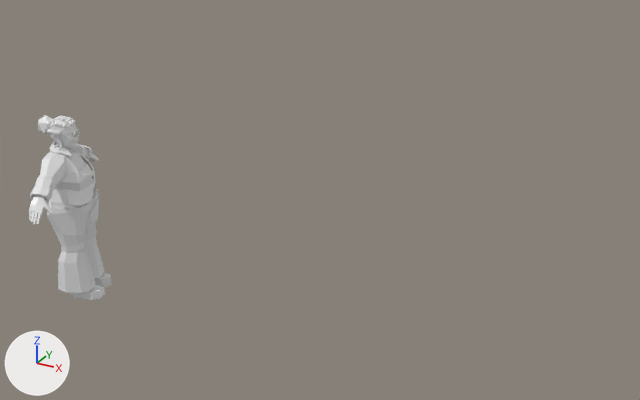
Two versions of the FBX model ShowUsWutYouAreMadeOf/Assets/Models/NPC_C.fbx, one commit apart.
Both versions are drawn from a 50 mm lens placed at (2.35, -9.16, 4.9), pointed at (-1.81, -1.61, 1.12). The lights are fixed; the arrows at lower left show +X, +Y and +Z. Where no turn or scale is listed for an object, it has been applied to the vertices.

Names of what the first picture shows: 'Icosphere.005', 'Icosphere.006', 'boots.005', 'hair base.001', 'shirt.002', 'shoe.005', 'top.005', 'trousers.004'.
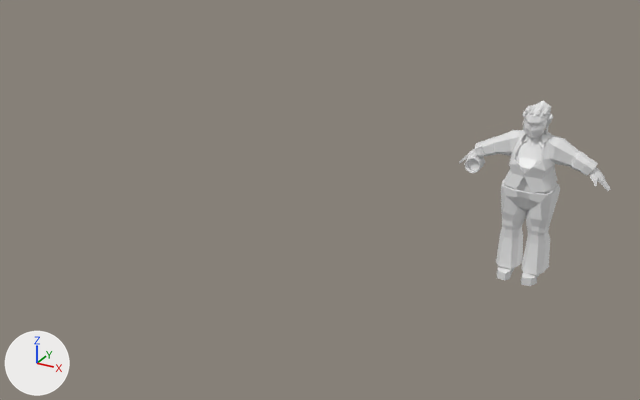
Where the newer file only moved an object's origin or applied its transform, the numbers keep the older frame.

What differs and where, as boxes (x1, y1, x2, y2) in the pictures (640 x 400 px):
'trousers.004', reshaped (12% wider, 8% shorter): before (47, 189, 104, 293); after (496, 179, 560, 275)
'shirt.002', reshaped (82% wider): before (29, 142, 96, 205); after (475, 130, 598, 193)
'boots.005', mesh turned: before (29, 125, 101, 224); after (459, 115, 611, 194)
'shoe.005', moved, turned, rescaled: before (70, 273, 111, 300); after (497, 266, 539, 286)
'Icosphere.005', reshaped, moved, turned, rescaled: before (47, 115, 76, 141); after (522, 104, 553, 121)
'top.005', mesh turned: before (79, 162, 93, 178); after (515, 156, 541, 179)
'beer', added: after (464, 156, 485, 173)
'Icosphere.006', mesh turned: before (38, 115, 53, 135); after (537, 101, 551, 113)
'hair base.001', mesh turned: before (51, 117, 75, 137); after (525, 105, 548, 121)
'earring.004', reshaped, moved, turned, rescaled: before (53, 140, 62, 149); after (523, 125, 549, 135)
part 2 of me_icosphere_002, deleted: before (47, 115, 73, 135)

Diff of the bpy script that builds the scene:
```diff
--- a/ShowUsWutYouAreMadeOf/Assets/Models/NPC_C.fbx.py
+++ b/ShowUsWutYouAreMadeOf/Assets/Models/NPC_C.fbx.py
@@ me_cube_019 @@
 me_cube_019.from_pydata(...)  # 132 vertices, 130 faces; spans x -0.081..0.175, y -0.102..0.145, z 1.833..2.072
+# me_cube_019 part 1: the whole mesh is turned -112.6 degrees about the z axis through its middle, then moved by (4.193, 2.747, 0.0)
 me_cube_019.materials.append(mat_palette_skineye)
@@ me_cube_013 @@
-me_cube_013.from_pydata(...)  # 398 vertices, 402 faces; spans x -0.346..0.33, y -0.648..0.641, z 1.165..1.794
+me_cube_013.from_pydata(...)  # 398 vertices, 402 faces; spans x 3.56..4.916, y 2.478..2.973, z 1.165..1.794
+# me_cube_013 part 5: 398 of 398 vertices moved; they spanned x -0.346..0.33, y -0.648..0.641, z 1.165..1.794 and now span x 3.56..4.916, y 2.478..2.973, z 1.165..1.794; mean shift (4.226, 2.802, 0.0); largest move (-0.346, 0.538, 1.422) -> (4.867, 2.933, 1.422)
 me_cube_013.materials.append(mat_color_palette)
@@ me_cube_018 @@
 me_cube_018.from_pydata(...)  # 898 vertices, 880 faces; spans x -0.37..0.41, y -0.79..0.8, z 0.07..2.07
+# me_cube_018 part 8: the whole mesh is turned -112.6 degrees about the z axis through its middle, then moved by (4.21, 2.8, 0.0)
 me_cube_018.materials.append(mat_palette_skineye)
@@ me_cube_006 @@
 me_cube_006.from_pydata(...)  # 62 vertices, 62 faces; spans x -0.16..0.306, y -0.218..0.241, z 1.319..1.524
+# me_cube_006 part 6: the whole mesh is turned -112.6 degrees about the z axis through its middle, then moved by (4.147, 2.737, 0.0)
 me_cube_006.materials.append(mat_color_palette)
@@ me_torus_001 @@
 me_torus_001.from_pydata(...)  # 288 vertices, 288 faces; spans x -0.16..5.96, y -2.25..1.26, z -1.26..1.26
 # used by ob_earring_004; location = (-4.259, -2.703, 1.742); rotation_euler = (0.0, 0.0, -0.977), in degrees (0, 0, -56); scale = (0.0424, 0.0424, 0.0424)
+# me_torus_001 part 4: the whole mesh is multiplied about its middle by the matrix ((0.0, 0.0, 0.042), (-0.008, -0.042, 0.0), (0.042, -0.008, 0.0)), then moved by (-1.16, 0.47, 0.01)
 me_torus_001.materials.append(mat_color_palette)
@@ me_cube_008 @@
 me_cube_008.from_pydata(...)  # 276 vertices, 280 faces; spans x -0.223..0.337, y -0.314..0.338, z 0.165..1.171
+# me_cube_008 part 3: the whole mesh is multiplied about its middle by the matrix ((-0.384, 0.924, 0.0), (-0.926, -0.385, 0.0), (0.0, 0.0, 1.0)), then moved by (4.17, 2.751, 0.0)
 me_cube_008.materials.append(mat_color_palette)
@@ me_icosphere_009 @@
 me_icosphere_009.from_pydata(...)  # 12 vertices, 20 faces; spans x -0.095..0.095, y -0.093..0.093, z -0.107..0.107
+# me_icosphere_009 part 7: the whole mesh is turned -112.6 degrees about the z axis through its middle, then moved by (4.356, 2.981, 0.0)
 me_icosphere_009.materials.append(mat_palette_skineye)
@@ me_icosphere_002 @@
 # used by ob_icosphere_005; location = (-4.269, -2.805, 1.843); rotation_euler = (0.499, -0.527, 0.459), in degrees (29, -30, 26); scale = (0.0312, 0.0312, 0.0312)
-me_icosphere_002.from_pydata(...)  # 408 vertices, 680 faces; spans x -1.92..7.42, y -5.48..4.24, z -3.34..4.94
+me_icosphere_002.from_pydata(...)  # 406 vertices, 680 faces; spans x 1.75..2.01, y -0.18..0.08, z -0.17..0.17
+# me_icosphere_002 part 2: 12 loose pieces with 144 vertices, spanning x -1.25..7.29, y -5.48..3.68, z -2.83..4.85, are deleted
 me_icosphere_002.materials.append(mat_palette_skineye)
@@ ob_earring_004 @@
 ob_earring_004 = bpy.data.objects.new('earring.004', me_torus_001)
-ob_earring_004.location = (-4.259, -2.703, 1.742)
-ob_earring_004.rotation_euler = (0.0, 0.0, -0.977)  # degrees (0, 0, -56)
-ob_earring_004.scale = (0.0424, 0.0424, 0.0424)
+ob_earring_004.location = (0.0, 0.0, 0.0)
+ob_earring_004.rotation_euler = (0.0, -1.571, 0.0)  # degrees (0, -90, 0)
@@ ob_shoe_005 @@
 ob_shoe_005 = bpy.data.objects.new('shoe.005', me_cube_005)
-ob_shoe_005.location = (-4.238, -2.82, 0.0)
-ob_shoe_005.rotation_euler = (1.965, -1.571, 0.0)  # degrees (113, -90, 0)
-ob_shoe_005.scale = (0.954, 0.954, 0.954)
+ob_shoe_005.location = (0.0, 0.0, 0.0)
+ob_shoe_005.rotation_euler = (0.0, -1.571, 0.0)  # degrees (0, -90, 0)
@@ ob_icosphere_005 @@
 ob_icosphere_005 = bpy.data.objects.new('Icosphere.005', me_icosphere_002)
-ob_icosphere_005.location = (-4.269, -2.805, 1.843)
-ob_icosphere_005.rotation_euler = (0.499, -0.527, 0.459)  # degrees (29, -30, 26)
-ob_icosphere_005.scale = (0.0312, 0.0312, 0.0312)
+ob_icosphere_005.location = (0.0, 0.0, 0.0)
+ob_icosphere_005.rotation_euler = (0.0, -1.571, 0.0)  # degrees (0, -90, 0)
@@ ob_beer @@
+ob_beer = bpy.data.objects.new('beer', me_cylinder_002)  # 32 vertices, 26 faces; spans x -0.093..0.095, y -0.136..0.134, z -0.087..0.11; in mat_color_palette (white #e7e7e7)
+ob_beer.location = (-0.638, -0.065, 1.228)
```
